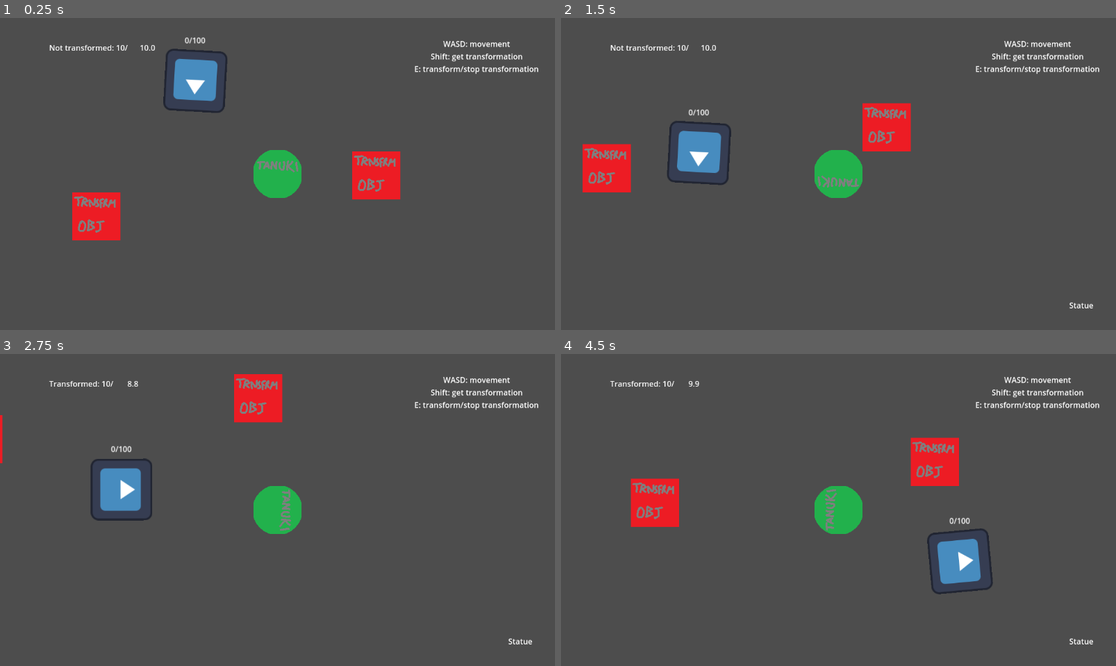
Above: before the commit, frames 1-4 (two rows, left to right).
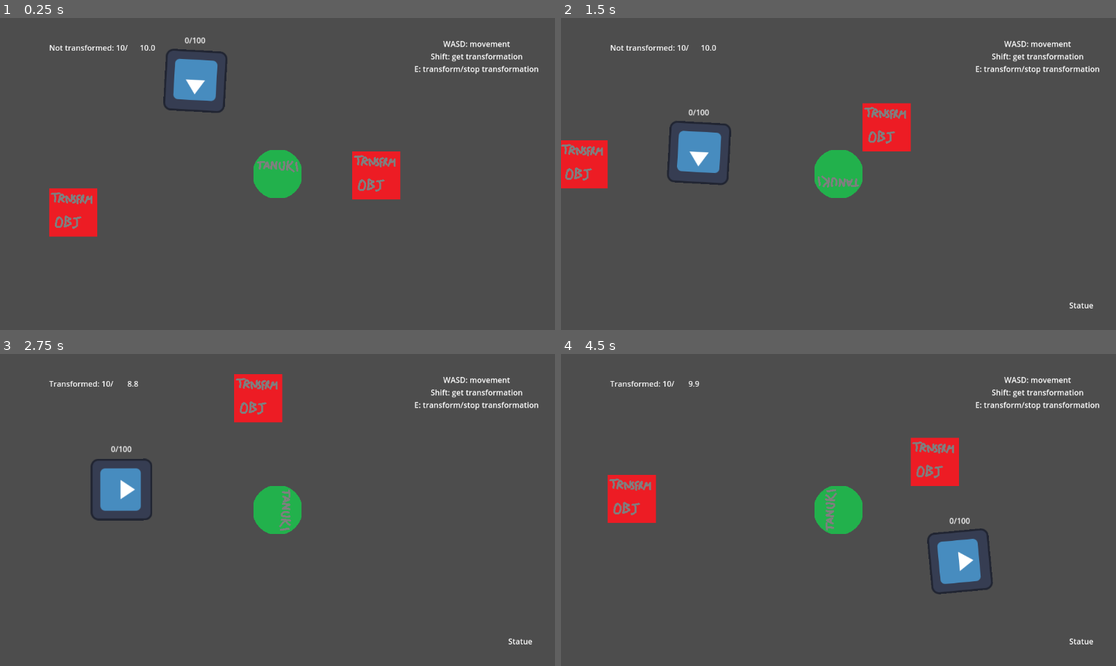
Above: after the commit, the same moments.

Repository: FinalExa/Tanuki
Game: Godot game, scene res://_Scenes/player_transform_test.tscn
Same seed, same stepped clock (60 frames per second), same inputs: the game is played once before the commit and once after it. The engine's default icon, where the game draws it, is replaced by a stand-in: a white triangle on a blue panel in a dark square.
Inputs:
- Up to frame 1 (0.25 s): no input
- Up to frame 2 (1.5 s): hold D (right) 0.53-1.28 s; tap E (transformation) at 0.6 s; hold S (down) from 1.28 s (still down); tap Shift (interact) at 1.35 s
- Up to frame 3 (2.75 s): tap E (transformation) at 1.55, 2.1 s; release S (down) at 2.03 s; hold D (right) from 2.03 s (still down)
- Up to frame 4 (4.5 s): release D (right) at 2.78 s; hold W (up) 2.78-3.53 s; tap E (transformation) at 2.85, 3.8, 4.35 s; hold A (left) from 3.53 s (still down); tap Shift (interact) at 3.6 s

The runs differ from the first frame. In frame 1, 1.6% of the frame differs, in the area x 8-22%, y 54-72%; in frame 2, 1.6%; in frame 3, less than 0.1%; in frame 4, 1.7%, in the area x 8-22%, y 38-56%.

Commit message:
Local allowed items completed

Diff:
--- a/Level/Detection/Scripts/LocalAllowedItems.gd
+++ b/Level/Detection/Scripts/LocalAllowedItems.gd
@@ -1,6 +1,7 @@
 extends Area2D
 
 signal check_if_object
+signal check_if_object_exit
 
 @export var allowedObjects: Array[String]
 @export var assignedObjects: Array[Node2D]
@@ -19,27 +20,37 @@
 func _on_body_exited(body):
 	if (body == playerRef):
 		playerIsIn = false
-		remove_player_from_current_list()
+		remove_item_from_current_list(playerRef.transformationChangeRef)
+	else:
+		emit_signal("check_if_object_exit", body)
 
 func player_inside_area_checks():
 	if (playerIsIn == true):
-		if (playerRef.transformationChangeRef.isTransformed == true && !assignedObjects.has(playerRef.transformationChangeRef)):
-			add_player_to_current_list()
+		if (playerRef.transformationChangeRef.isTransformed == true):
+			add_item_to_current_list(playerRef.transformationChangeRef)
 		else:
-			if (playerRef.transformationChangeRef.isTransformed == false && assignedObjects.has(playerRef.transformationChangeRef)):
-				remove_player_from_current_list()
+			if (playerRef.transformationChangeRef.isTransformed == false):
+				remove_item_from_current_list(playerRef.transformationChangeRef)
 
-func add_player_to_current_list():
-	assignedObjects.push_back(playerRef.transformationChangeRef)
-	print("Added Player")
+func add_item_to_current_list(item: Node2D):
+	if (!assignedObjects.has(item)):
+		assignedObjects.push_back(item)
+		print(str("Added: ", item.name))
 
-func remove_player_from_current_list():
-	assignedObjects.erase(playerRef.transformationChangeRef)
-	print("Removed Player")
+func remove_item_from_current_list(item: Node2D):
+	if (assignedObjects.has(item)):
+		assignedObjects.erase(item)
+		print(str("Removed: ", item.name))
 
 func _on_player_character_give_self_reference(ref):
 	playerRef = ref
 
+func _on_transformation_object_confirm_to_be_sent(receivedObj: Node2D):
+	add_item_to_current_list(receivedObj)
 
-func _on_transformation_object_confirm_to_be_sent(receivedObj):
-	print(receivedObj.name)
+func _on_transformation_object_2_confirm_to_be_sent_exit(receivedObj: Node2D):
+	remove_item_from_current_list(receivedObj)
+
+
+func _on_transformation_object_confirm_to_be_sent_exit():
+	pass # Replace with function body.
--- a/TransformationObjects/Scripts/TransformationObjectData.gd
+++ b/TransformationObjects/Scripts/TransformationObjectData.gd
@@ -4,11 +4,11 @@
 signal set_trs_ready
 signal set_trs_notReady
 signal confirm_to_be_sent
+signal confirm_to_be_sent_exit
 
-@export var transformedName = ""
-@export var transformedMaxSpeed = 0
-@export var transformedProperties = []
-
+@export var transformedName: String
+@export var transformedMaxSpeed: float
+@export var transformedProperties: Array[String]
 
 func _on_trigger_area_set_change_trs_available(status):
 	if (status == true):
@@ -17,6 +17,11 @@
 		emit_signal("set_trs_notReady")
 
 
-func _on_local_allowed_items_check_if_object(body):
+func _on_local_allowed_items_check_if_object(body: Node2D):
 	if (body == self):
 		emit_signal("confirm_to_be_sent", self)
+
+
+func _on_local_allowed_items_check_if_object_exit(body: Node2D):
+	if (body == self):
+		emit_signal("confirm_to_be_sent_exit", self)
--- a/TransformationObjects/transformation_object.tscn
+++ b/TransformationObjects/transformation_object.tscn
@@ -13,9 +13,6 @@
 [node name="TransformationObject" type="StaticBody2D"]
 collision_layer = 3
 script = ExtResource("1_a53xs")
-transformedName = "Statue"
-transformedMaxSpeed = 300
-transformedProperties = ["Sturdy"]
 
 [node name="CollisionShape2D" type="CollisionShape2D" parent="."]
 shape = SubResource("RectangleShape2D_3gx12")
--- a/_Scenes/player_transform_test.tscn
+++ b/_Scenes/player_transform_test.tscn
@@ -16,12 +16,15 @@
 
 [node name="TransformationObject" parent="." instance=ExtResource("2_67gti")]
 position = Vector2(205, 3)
-transformedMaxSpeed = 200
+transformedName = "Statue"
+transformedMaxSpeed = 200.0
+transformedProperties = Array[String](["Sturdy"])
 
 [node name="TransformationObject2" parent="." instance=ExtResource("2_67gti")]
-position = Vector2(-376, 88)
+position = Vector2(-424, 80)
 transformedName = "Poop"
-transformedMaxSpeed = 1000
+transformedMaxSpeed = 1000.0
+transformedProperties = Array[String](["Stinky"])
 
 [node name="Guard" parent="." node_paths=PackedStringArray("moveActions") instance=ExtResource("3_kj1fg")]
 isInPatrol = true
@@ -51,9 +54,15 @@
 [connection signal="give_self_reference" from="PlayerCharacter" to="Guard" method="_on_player_character_give_self_reference"]
 [connection signal="give_self_reference" from="PlayerCharacter" to="LocalAllowedItems" method="_on_player_character_give_self_reference"]
 [connection signal="confirm_to_be_sent" from="TransformationObject" to="LocalAllowedItems" method="_on_transformation_object_confirm_to_be_sent"]
+[connection signal="confirm_to_be_sent_exit" from="TransformationObject" to="LocalAllowedItems" method="_on_transformation_object_confirm_to_be_sent_exit"]
 [connection signal="set_trs_notReady" from="TransformationObject" to="PlayerCharacter" method="_on_transformation_object_set_trs_not_ready"]
 [connection signal="set_trs_ready" from="TransformationObject" to="PlayerCharacter" method="_on_transformation_object_set_trs_ready"]
+[connection signal="confirm_to_be_sent" from="TransformationObject2" to="LocalAllowedItems" method="_on_transformation_object_confirm_to_be_sent"]
+[connection signal="confirm_to_be_sent_exit" from="TransformationObject2" to="LocalAllowedItems" method="_on_transformation_object_2_confirm_to_be_sent_exit"]
 [connection signal="set_trs_notReady" from="TransformationObject2" to="PlayerCharacter" method="_on_transformation_object_set_trs_not_ready"]
 [connection signal="set_trs_ready" from="TransformationObject2" to="PlayerCharacter" method="_on_transformation_object_set_trs_ready"]
 [connection signal="get_character_ref" from="Guard" to="PlayerCharacter" method="_on_guard_get_character_ref"]
 [connection signal="check_if_object" from="LocalAllowedItems" to="TransformationObject" method="_on_local_allowed_items_check_if_object"]
+[connection signal="check_if_object" from="LocalAllowedItems" to="TransformationObject2" method="_on_local_allowed_items_check_if_object"]
+[connection signal="check_if_object_exit" from="LocalAllowedItems" to="TransformationObject" method="_on_local_allowed_items_check_if_object_exit"]
+[connection signal="check_if_object_exit" from="LocalAllowedItems" to="TransformationObject2" method="_on_local_allowed_items_check_if_object_exit"]
